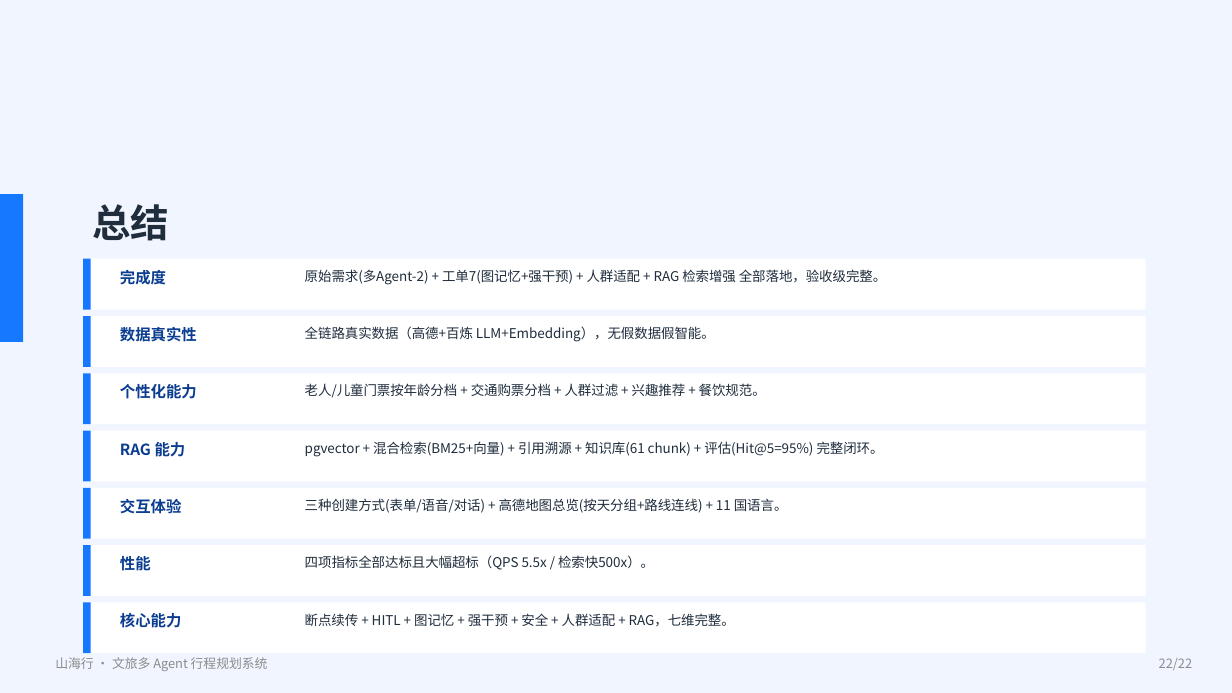
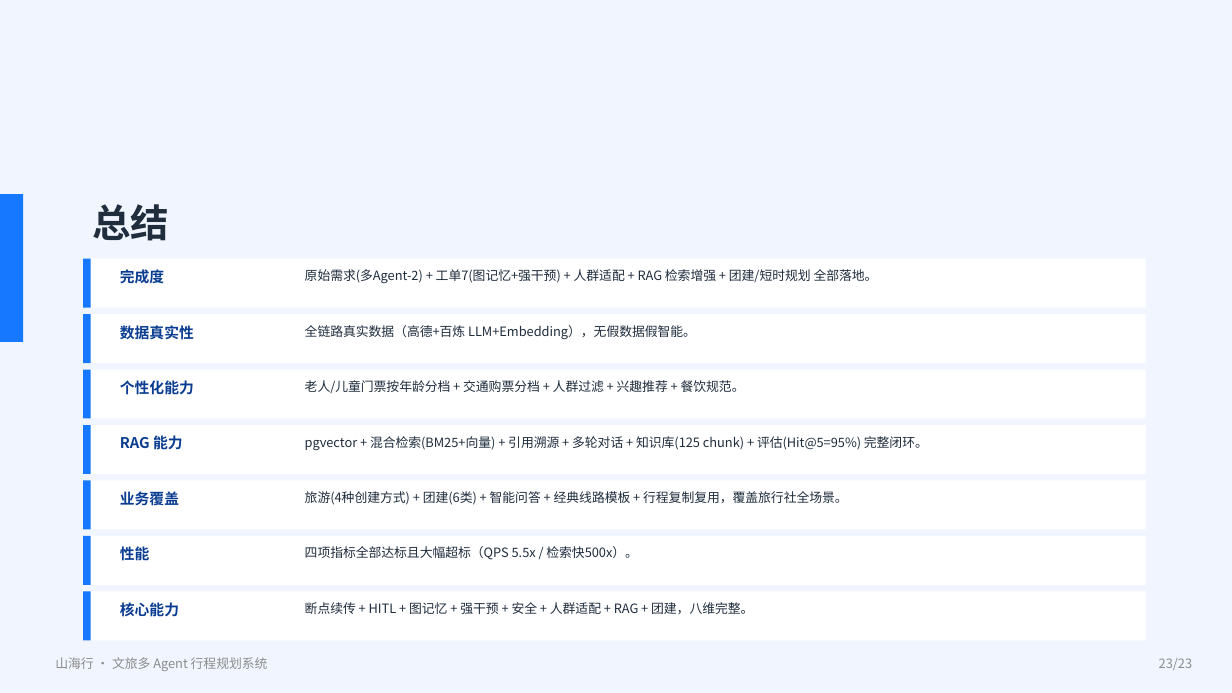
Before and after one commit to 1111776/wenlv, a slide deck: slide 23 of docs/项目讲解.pptx (slide 22 before the commit). Drawn at 1232x693 pixels with LibreOffice and Linux fonts; fonts in the diff are those of the drawing. Boxes give left, top, right and bottom in pixels: in the first picture for what was removed or moved away, otherwise in the second. Text is boxed around its words. In the diff, an @@ line names an element or a change of style, - is before the commit and + after.

Commit message:
docs: PPT 23页 + 项目讲解更新（团建规划、多轮对话、知识库125chunk、短时规划）

```diff
--- a/docs/项目讲解.pptx
+++ b/docs/项目讲解.pptx
@@ text at (305,269,878,283): text changed; size 10.5 to 10 pt @@
-原始需求(多Agent-2) + 工单7(图记忆+强干预) + 人群适配 + RAG 检索增强 全部落地，验收级完整。
+原始需求(多Agent-2) + 工单7(图记忆+强干预) + 人群适配 + RAG 检索增强 + 团建/短时规划 全部落地。
@@ rectangle: place and size @@
-rectangle at (83,316,1146,367)
+rectangle at (83,314,1146,363)
@@ rectangle: place and size @@
-rectangle at (83,316,91,367)
+rectangle at (83,314,91,363)
@@ text at (305,436,928,450): text changed; size 10.5 to 10 pt @@
-pgvector + 混合检索(BM25+向量) + 引用溯源 + 知识库(61 chunk) + 评估(Hit@5=95%) 完整闭环。
+pgvector + 混合检索(BM25+向量) + 引用溯源 + 多轮对话 + 知识库(125 chunk) + 评估(Hit@5=95%) 完整闭环。
@@ 6 rectangles: place and size @@
-6 rectangles at (83,373,1146,539)
+6 rectangles at (83,370,1146,530)
@@ text at (120,489,179,508): text changed; size 12 to 11.5 pt @@
-交互体验
+业务覆盖
@@ text at (305,491,848,505): text changed; size 10.5 to 10 pt @@
-三种创建方式(表单/语音/对话) + 高德地图总览(按天分组+路线连线) + 11 国语言。
+旅游(4种创建方式) + 团建(6类) + 智能问答 + 经典线路模板 + 行程复制复用，覆盖旅行社全场景。
@@ size 10.5 to 10 pt in 3 elements at (305,325,696,339), (305,380,745,393), (305,546,638,560) @@
@@ 4 rectangles, 3 texts: place and size @@
-4 rectangles, 3 texts at (83,545,1146,653)
+4 rectangles, 3 texts at (83,536,1146,640)
@@ size 12 to 11.5 pt in 6 elements at (120,267,164,286), (120,323,194,342), (120,380,194,395), (120,435,183,450), (120,545,150,564), (120,602,179,617) @@
@@ text at (305,602,753,614): text changed; size 10.5 to 10 pt @@
-断点续传 + HITL + 图记忆 + 强干预 + 安全 + 人群适配 + RAG，七维完整。
+断点续传 + HITL + 图记忆 + 强干预 + 安全 + 人群适配 + RAG + 团建，八维完整。
@@ text at (1159,658,1192,670): text changed @@
-22/22
+23/23
```
Also in this commit, not shown: 20 other slides changed, 1 slide added, 2 other files.
